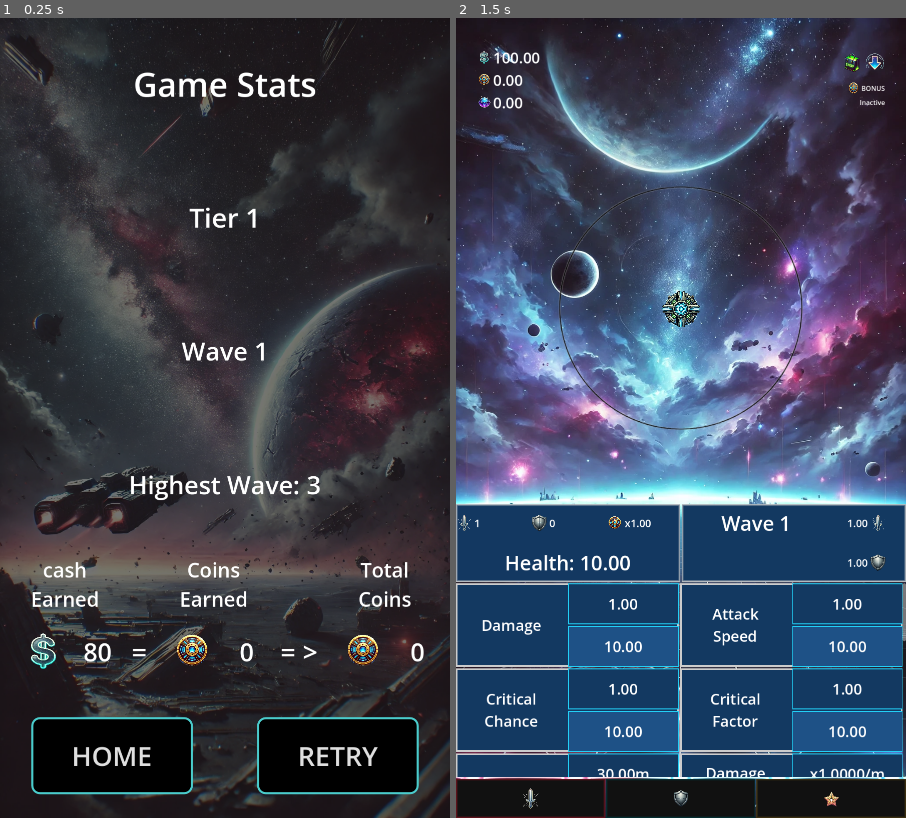
Above: before the commit, frames 1-2 (left to right).
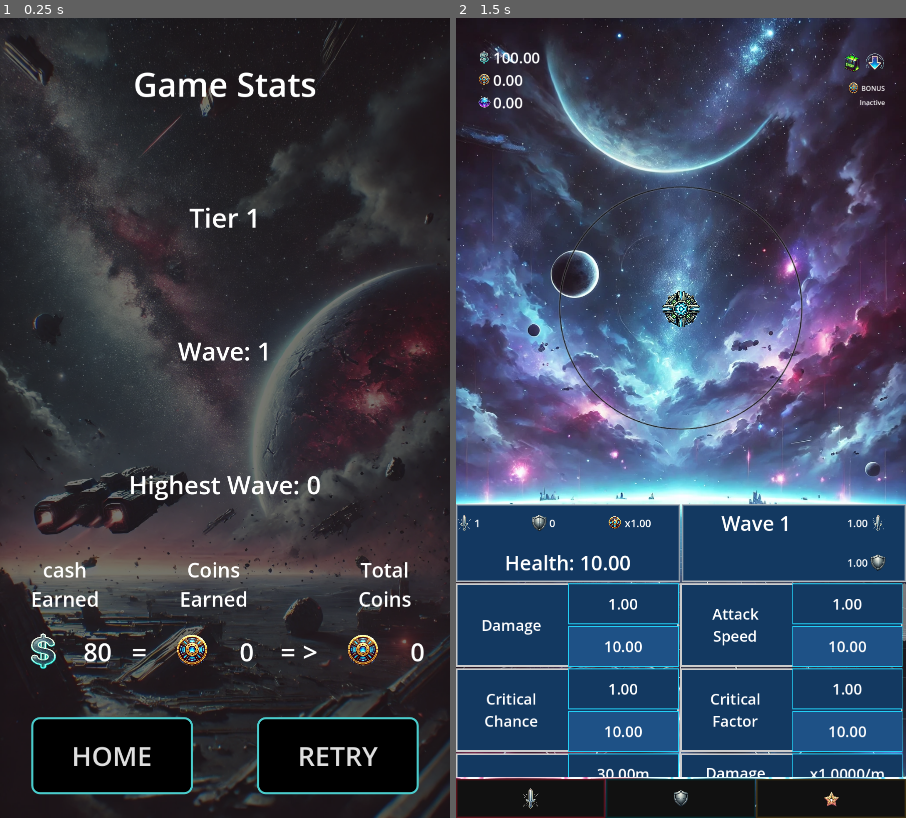
Above: after the commit, the same moments.

Repository: ascyrax/circle-defence
Game: Godot game, scene res://game_over.tscn
Same seed, same stepped clock (60 frames per second), same inputs: the game is played once before the commit and once after it. This scene is started directly instead of the project's main scene.
Inputs (mouse positions are in pixels of both pictures, inside the frame that each line leads up to):
- Up to frame 1 (0.25 s): no input
- Up to frame 2 (1.5 s): click "RETRY" at 0.5 s; tap Enter at 1.25 s; move the mouse to (780, 378) at 1.27 s; click (780, 378) at 1.42 s

The runs differ from the first frame. In frame 1, 0.3% of the frame differs, in the area x 39-72%, y 40-60%; in frame 2, nothing differs.

Commit message:
retry button gameplay bug fixed. reset gameplay values fixed

Diff:
--- a/game_over.gd
+++ b/game_over.gd
@@ -4,7 +4,7 @@
 var _gamePlayScene = load("res://gamePlay.tscn") as PackedScene
 
 func _ready() -> void:
-	pass # Replace with function body.
+	call_deferred("_render_game_over_data")
 
 func _load_main_scene():
 	get_tree().change_scene_to_packed(_mainScene)
@@ -12,3 +12,12 @@
 func _load_game_play_scene():
 	GlobalData.reset_game_play_values()
 	get_tree().change_scene_to_packed(_gamePlayScene)
+
+func _render_game_over_data():
+	var _highestWaveLabel = $Panel/Panel/VBoxContainer/HighestWave as Label
+	var _highestWaveValue = GlobalData.get_highest_wave()
+	_highestWaveLabel.text = "Highest Wave: " + str(_highestWaveValue)
+
+	var _currentWaveLabel = $Panel/Panel/VBoxContainer/Wave as Label
+	var _currentWaveValue = GlobalData.get_wave_number()
+	_currentWaveLabel.text = "Wave: " + str(_currentWaveValue)
--- a/game_over.tscn
+++ b/game_over.tscn
@@ -82,7 +82,7 @@
 layout_mode = 2
 size_flags_vertical = 3
 theme_override_font_sizes/font_size = 60
-text = "Highest Wave: 3"
+text = "Highest Wave: 0"
 horizontal_alignment = 1
 vertical_alignment = 1
 
--- a/global_data.gd
+++ b/global_data.gd
@@ -1,23 +1,34 @@
 extends Node
 
+
+# RESOURCES
+
 const _INITIAL_CASH_VALUE  = 100.0 # during wave 1 start
-const _INITIAL_HEALTH  = 10.0 # during wave 1 start
-const _INITIAL_DAMAGE  = 1.0 # during wave 1 start
-const _INITIAL_ATTACK_SPEED  = 1.0 # during wave 1 start
-const _INITIAL_HEALTH_REGENERATION  = 0.0 # during wave 1 start
-const _BASE_ENEMY_SPAWN_PER_WAVE = 10.0
-
-var _waveNumber = 1
-var _totalEnemySpawnsPerWave = _BASE_ENEMY_SPAWN_PER_WAVE
-
-var _cashValue = 0.0
+
+var _cashValue = _INITIAL_CASH_VALUE
 var _coinValue = 0.0
 var _gemValue = 0.0
 
-
-#var _touchActive = false
+# WAVE
+const _INITIAL_WAVE_NUMBER = 1.0
+const _INITIAL_HIGHEST_WAVE = 0.0
+const _BASE_ENEMY_SPAWN_PER_WAVE = 10.0
+
+var _waveNumber = _INITIAL_WAVE_NUMBER
+var _highestWave = _INITIAL_HIGHEST_WAVE
+var _waveEnemiesSpawned = 0.0
+var _waveEnemiesKilled = 0.0
+var _totalEnemySpawnsPerWave = _BASE_ENEMY_SPAWN_PER_WAVE
+
 
 # enemy data
+# INITIAL ENEMY DATA
+var _INITIAL_ENEMY_SPAWNINTERVAL = 1
+var _INITIAL_ENEMY_HEALTH = 1.0
+var _INITIAL_ENEMY_DAMAGE = 1.0
+var _INITIAL_ENEMY_CASHVALUE = 1.0
+var _INITIAL_ENEMY_COINVALUE = 0.1
+
 var _enemySpawnInterval = 1
 var _enemyHealth = 1.0
 var _enemyDamage = 1.0
@@ -26,6 +37,13 @@
 
 # shooter data
 # attack
+var _INITIAL_DAMAGE = 1.00
+var _INITIAL_ATTACK_SPEED = 1.00
+var _INITIAL_CRITICAL_CHANCE = 1.00
+var _INITIAL_CRITICAL_FACTOR = 1.00
+var _INITIAL_RANGE = 225.00
+var _INITIAL_DAMAGE_PER_METER = 1.00
+
 var _damage = 1.00
 var _attackSpeed = 1.00
 var _criticalChance = 1.00
@@ -33,6 +51,13 @@
 var _range = 225.00
 var _damagePerMeter = 1.00
 
+var _INITIAL_DAMAGE_UPGRADE_COST = 10.00
+var _INITIAL_ATTACK_SPEED_UPGRADE_COST = 10.00
+var _INITIAL_CRITICAL_CHANCE_UPGRADE_COST = 10.00
+var _INITIAL_CRITICAL_FACTOR_UPGRADE_COST = 10.00
+var _INITIAL_RANGE_UPGRADE_COST = 10.00
+var _INITIAL_DAMAGE_PER_METER_UPGRADE_COST = 10.00
+
 var _damageUpgradeCost = 10.00
 var _attackSpeedUpgradeCost = 10.00
 var _criticalChanceUpgradeCost = 10.00
@@ -41,38 +66,52 @@
 var _damagePerMeterUpgradeCost = 10.00
 
 # defense
+
+var _INITIAL_HEALTH = 10.00
+var _INITIAL_HEALTH_REGENERATION = 0.00
+var _INITIAL_DEFENSE_PERCENTAGE = 0.00
+var _INITIAL_DEFENSE_ABSOLUTE = 0.00
+
 var _health = 10.00
 var _healthRegeneration = 0.00
 var _defensePercentage = 0.00
 var _defenseAbsolute = 0.00
 
+var _INITIAL_HEALTH_UPGRADE_COST = 10.00
+var _INITIAL_HEALTH_REGENERATION_UPGRADE_COST = 10.00
+var _INITIAL_DEFENSE_PERCENTAGE_UPGRADE_COST = 10.00
+var _INITIAL_DEFENSE_ABSOLUTE_UPGRADE_COST = 10.00
+
 var _healthUpgradeCost = 10.00
 var _healthRegenerationUpgradeCost = 10.00
 var _defensePercentageUpgradeCost = 10.00
 var _defenseAbsoluteUpgradeCost = 10.00
 
 # utility
+var _INITIAL_CASH_BONUS = 1.00
+var _INITIAL_CASH_PER_WAVE = 10.00
+var _INITIAL_COINS_PER_KILL_BONUS = 1.00
+var _INITIAL_COINS_PER_WAVE = 1.0
+
 var _cashBonus = 1.00
 var _cashPerWave = 10.00
 var _coinsPerKillBonus = 1.00
 var _coinsPerWave = 1.0
 
+var _INITIAL_CASH_BONUS_UPGRADE_COST = 10.00
+var _INITIAL_CASH_PER_WAVE_UPGRADE_COST = 10.00
+var _INITIAL_COINS_PER_KILL_BONUS_UPGRADE_COST = 10.00
+var _INITIAL_COINS_PER_WAVE_UPGRADE_COST = 10.0
+
 var _cashBonusUpgradeCost = 10.00
 var _cashPerWaveUpgradeCost = 10.00
 var _coinsPerKillBonusUpgradeCost = 10.00
 var _coinsPerWaveUpgradeCost = 10.0
 
-# i dont wanna make an extra function call for each bullet :)
-# bullet data
-#var _bulletSpeed = 700.00
-signal game_over
-
-
-var _waveEnemiesSpawned = 0.0
-var _waveEnemiesKilled = 0.0
 signal wave_enemies_spawned
 signal wave_enemies_killed
 signal wave_changed
+signal game_over
 
 signal enemy_values_updated
 
@@ -104,14 +143,58 @@
 
 
 func reset_game_play_values():
-	_health = _INITIAL_HEALTH
-	_damage = _INITIAL_DAMAGE
-	_attackSpeed = _INITIAL_ATTACK_SPEED
-	_healthRegeneration = _INITIAL_HEALTH_REGENERATION
+	#resources
 	_cashValue = _INITIAL_CASH_VALUE
+
+	# wave
 	_waveNumber = 1
 	_waveEnemiesSpawned = 0
 	_waveEnemiesKilled = 0
+
+	# enemy data
+	_enemySpawnInterval = _INITIAL_ENEMY_SPAWNINTERVAL
+	_enemyHealth = _INITIAL_ENEMY_HEALTH
+	_enemyDamage = _INITIAL_ENEMY_DAMAGE
+	_enemyCashValue = _INITIAL_ENEMY_CASHVALUE
+	_enemyCoinValue = _INITIAL_ENEMY_COINVALUE
+
+	# shooter data
+	# attack
+	_damage = _INITIAL_DAMAGE
+	_attackSpeed = _INITIAL_ATTACK_SPEED
+	_criticalChance = _INITIAL_CRITICAL_CHANCE
+	_criticalFactor = _INITIAL_CRITICAL_FACTOR
+	_range = _INITIAL_RANGE
+	_damagePerMeter= _INITIAL_DAMAGE_PER_METER
+
+	_damageUpgradeCost = _INITIAL_DAMAGE_UPGRADE_COST
+	_attackSpeedUpgradeCost = _INITIAL_ATTACK_SPEED_UPGRADE_COST
+	_criticalChanceUpgradeCost = _INITIAL_CRITICAL_CHANCE_UPGRADE_COST
+	_criticalFactorUpgradeCost = _INITIAL_CRITICAL_FACTOR_UPGRADE_COST
+	_rangeUpgradeCost = _INITIAL_RANGE_UPGRADE_COST
+	_damagePerMeterUpgradeCost= _INITIAL_DAMAGE_PER_METER_UPGRADE_COST
+
+	# defense
+	_health = _INITIAL_HEALTH
+	_healthRegeneration = _INITIAL_HEALTH_REGENERATION
+	_defensePercentage = _INITIAL_DEFENSE_PERCENTAGE
+	_defenseAbsolute= _INITIAL_DEFENSE_ABSOLUTE
+
+	_healthUpgradeCost = _INITIAL_HEALTH_UPGRADE_COST
+	_healthRegenerationUpgradeCost = _INITIAL_HEALTH_REGENERATION_UPGRADE_COST
+	_defensePercentageUpgradeCost = _INITIAL_DAMAGE_PER_METER_UPGRADE_COST
+	_defenseAbsoluteUpgradeCost= _INITIAL_DEFENSE_ABSOLUTE_UPGRADE_COST
+
+	# utility
+	_cashBonus = _INITIAL_CASH_BONUS
+	_cashPerWave = _INITIAL_CASH_PER_WAVE
+	_coinsPerKillBonus = _INITIAL_COINS_PER_KILL_BONUS
+	_coinsPerWave= _INITIAL_COINS_PER_WAVE
+
+	_cashBonusUpgradeCost = _INITIAL_CASH_BONUS_UPGRADE_COST
+	_cashPerWaveUpgradeCost = _INITIAL_CASH_PER_WAVE_UPGRADE_COST
+	_coinsPerKillBonusUpgradeCost = _INITIAL_COINS_PER_KILL_BONUS_UPGRADE_COST
+	_coinsPerWaveUpgradeCost= _INITIAL_COINS_PER_WAVE_UPGRADE_COST
 
 func get_total_enemy_spawns_per_wave():
 	return _totalEnemySpawnsPerWave + _waveNumber
@@ -143,8 +226,26 @@
 
 func update_wave_number(value: int):
 	_waveNumber += value
+	_highestWave = max(_highestWave, _waveNumber)
 	wave_changed.emit(_waveNumber)
 	enemy_values_updated.emit(_waveNumber)
+
+func get_highest_wave():
+	return _highestWave
+
+
+
+
+
+
+
+
+
+
+
+
+
+
 
 
 
